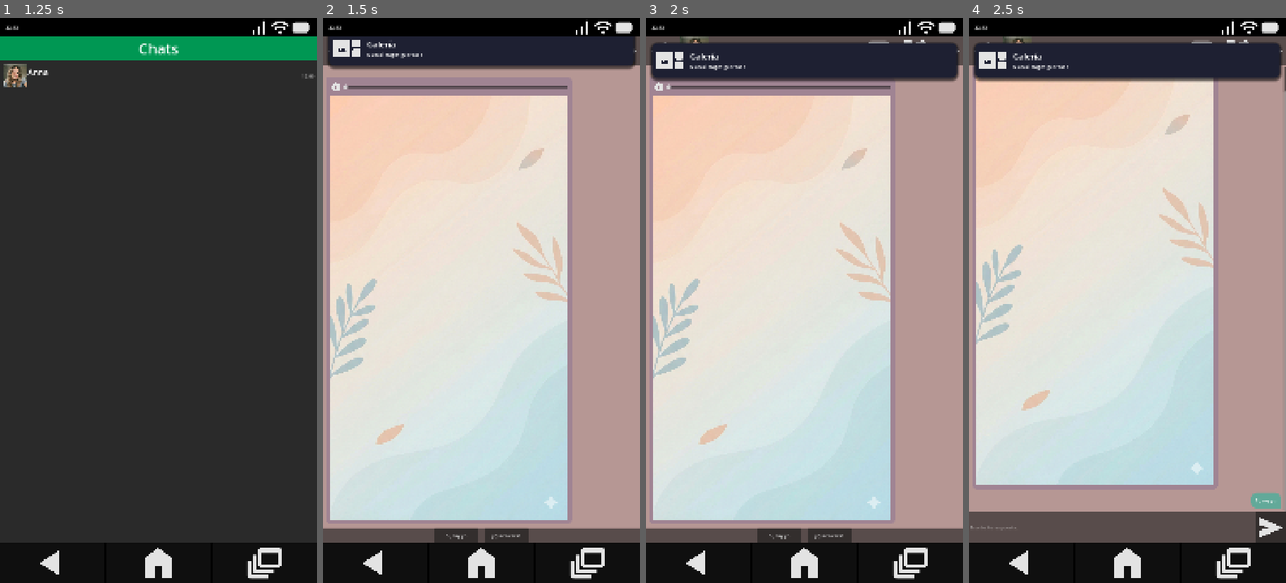
Above: before the commit, frames 1-4 (left to right).
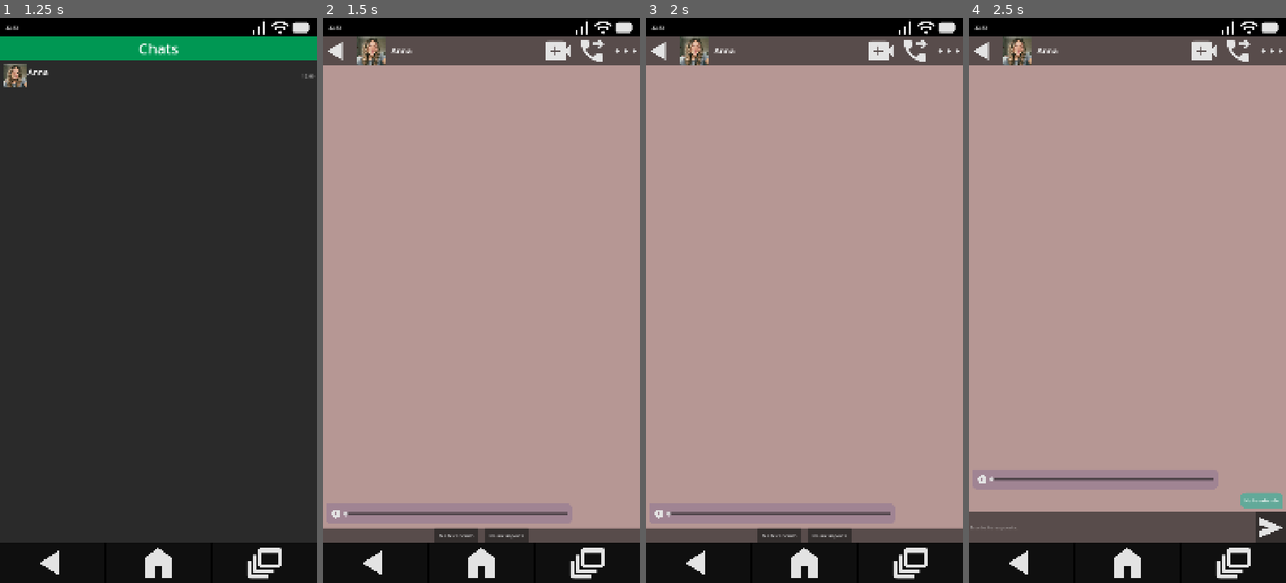
Above: after the commit, the same moments.

Repository: AlfredoCamarena/GD-Phone
Game: Godot game, scene res://_System/Main/main.tscn
Same seed, same stepped clock (60 frames per second), same inputs: the game is played once before the commit and once after it. The engine's default icon, where the game draws it, is replaced by a stand-in: a white triangle on a blue panel in a dark square. Sound files missing from this copy of the repository are replaced by a short silence.
Inputs (mouse positions are in pixels of both pictures, inside the frame that each line leads up to):
- Up to frame 1 (1.25 s): click "Message" at 0.5 s
- Up to frame 2 (1.5 s): click (481, 74) at 1.25 s
- Up to frame 3 (2 s): no input
- Up to frame 4 (2.5 s): click (1102, 537) at 2 s, where only the run after the commit has a clickable "No te entiendo"

Frame 1 is identical in both runs. In frame 2, 62% of the frame differs, in the area x 1-99%, y 3-93%; in frame 3, 64%, in the area x 1-99%, y 4-93%; in frame 4, 61%.

Commit message:
Modify anna chat to use all the events

Diff:
--- /dev/null
+++ b/GameContent/Data/Events/NewNotification/test_notification.tres
@@ -0,0 +1,11 @@
+[gd_resource type="Resource" script_class="StoryEvent" load_steps=3 format=3 uid="uid://2vka83hve84a"]
+
+[ext_resource type="Script" uid="uid://dofwkmp0uh75t" path="res://_System/Resources/StoryEvent.gd" id="1_ohpsq"]
+[ext_resource type="Resource" uid="uid://dcb0bjeeoa2re" path="res://GameContent/Data/Notifications/test.tres" id="2_h0nqf"]
+
+[resource]
+script = ExtResource("1_ohpsq")
+type = 3
+delay = 5.0
+target_resource = ExtResource("2_h0nqf")
+metadata/_custom_type_script = "uid://dofwkmp0uh75t"
--- a/GameContent/Data/Messages/Anna/1_hola.tres
+++ b/GameContent/Data/Messages/Anna/1_hola.tres
@@ -1,29 +1,27 @@
-[gd_resource type="Resource" script_class="MessageData" load_steps=10 format=3 uid="uid://w3jk8n06ho3m"]
+[gd_resource type="Resource" script_class="MessageData" load_steps=9 format=3 uid="uid://w3jk8n06ho3m"]
 
 [ext_resource type="Script" uid="uid://bpse7if2ak65s" path="res://_System/Resources/ReplyOption.gd" id="1_36sm3"]
 [ext_resource type="AudioStream" uid="uid://c07yxhwkd0ixe" path="res://GameContent/Assets/Audios/Anna/AnnaTest.ogg" id="1_pq36y"]
-[ext_resource type="Texture2D" uid="uid://1o7wvfa15rv8" path="res://GameContent/Assets/Images/_default_wallpaper.png" id="2_2nchv"]
-[ext_resource type="Resource" uid="uid://bkur7j11e6inq" path="res://GameContent/Data/Messages/Anna/2a_respuesta_soy_yo.tres" id="2_j8alq"]
+[ext_resource type="Resource" uid="uid://2vka83hve84a" path="res://GameContent/Data/Events/NewNotification/test_notification.tres" id="2_gpul6"]
 [ext_resource type="Script" uid="uid://dbte7kxlkuhtf" path="res://_System/Resources/MessageData.gd" id="2_jwdeb"]
-[ext_resource type="Resource" uid="uid://gy72o7xq1lnu" path="res://GameContent/Data/Events/test_unlock_photo.tres" id="3_evpg7"]
-[ext_resource type="Resource" uid="uid://0q8rfrprbwt3" path="res://GameContent/Data/Messages/Anna/2b_respuesta_quien_eres.tres" id="3_j8alq"]
+[ext_resource type="Resource" uid="uid://bkur7j11e6inq" path="res://GameContent/Data/Messages/Anna/2a_no_te_entiendo.tres" id="4_gpul6"]
+[ext_resource type="Resource" uid="uid://0q8rfrprbwt3" path="res://GameContent/Data/Messages/Anna/2b_no_me_importa.tres" id="5_evpg7"]
 
 [sub_resource type="Resource" id="Resource_36sm3"]
 script = ExtResource("1_36sm3")
-text = "Sí, soy yo"
-target_message = ExtResource("2_j8alq")
+text = "No te entiendo"
+target_message = ExtResource("4_gpul6")
 metadata/_custom_type_script = "uid://bpse7if2ak65s"
 
 [sub_resource type="Resource" id="Resource_pq36y"]
 script = ExtResource("1_36sm3")
-text = "¿Quién eres?"
-target_message = ExtResource("3_j8alq")
+text = "No me importa"
+target_message = ExtResource("5_evpg7")
 metadata/_custom_type_script = "uid://bpse7if2ak65s"
 
 [resource]
 script = ExtResource("2_jwdeb")
-image = ExtResource("2_2nchv")
 audio = ExtResource("1_pq36y")
 reply_options = Array[ExtResource("1_36sm3")]([SubResource("Resource_36sm3"), SubResource("Resource_pq36y")])
-on_read_event = ExtResource("3_evpg7")
+on_read_event = ExtResource("2_gpul6")
 metadata/_custom_type_script = "uid://dbte7kxlkuhtf"
--- /dev/null
+++ b/GameContent/Data/Messages/Anna/2a_no_te_entiendo.tres
@@ -0,0 +1,21 @@
+[gd_resource type="Resource" script_class="MessageData" load_steps=7 format=3 uid="uid://bkur7j11e6inq"]
+
+[ext_resource type="Texture2D" uid="uid://1o7wvfa15rv8" path="res://GameContent/Assets/Images/_default_wallpaper.png" id="1_eswhr"]
+[ext_resource type="Resource" uid="uid://gy72o7xq1lnu" path="res://GameContent/Data/Events/UnlockPhoto/test_unlock_photo.tres" id="2_eswhr"]
+[ext_resource type="Script" uid="uid://bpse7if2ak65s" path="res://_System/Resources/ReplyOption.gd" id="3_kxbo1"]
+[ext_resource type="Resource" uid="uid://0q8rfrprbwt3" path="res://GameContent/Data/Messages/Anna/2b_no_me_importa.tres" id="4_26iwo"]
+[ext_resource type="Script" uid="uid://dbte7kxlkuhtf" path="res://_System/Resources/MessageData.gd" id="5_h0gbu"]
+
+[sub_resource type="Resource" id="Resource_ui5bq"]
+script = ExtResource("3_kxbo1")
+text = "No me importa"
+target_message = ExtResource("4_26iwo")
+metadata/_custom_type_script = "uid://bpse7if2ak65s"
+
+[resource]
+script = ExtResource("5_h0gbu")
+text = "Mira esta foto!"
+image = ExtResource("1_eswhr")
+reply_options = Array[ExtResource("3_kxbo1")]([SubResource("Resource_ui5bq")])
+on_read_event = ExtResource("2_eswhr")
+metadata/_custom_type_script = "uid://dbte7kxlkuhtf"
--- a/GameContent/Data/Messages/Anna/2a_respuesta_soy_yo.tres
+++ /dev/null
@@ -1,9 +0,0 @@
-[gd_resource type="Resource" script_class="MessageData" load_steps=3 format=3 uid="uid://bkur7j11e6inq"]
-
-[ext_resource type="Script" uid="uid://bpse7if2ak65s" path="res://_System/Resources/ReplyOption.gd" id="1_ua2w3"]
-[ext_resource type="Script" uid="uid://dbte7kxlkuhtf" path="res://_System/Resources/MessageData.gd" id="2_jhaan"]
-
-[resource]
-script = ExtResource("2_jhaan")
-text = "¡Menos mal! Creí que perdí el movil"
-metadata/_custom_type_script = "uid://dbte7kxlkuhtf"
--- /dev/null
+++ b/GameContent/Data/Messages/Anna/2b_no_me_importa.tres
@@ -0,0 +1,11 @@
+[gd_resource type="Resource" script_class="MessageData" load_steps=4 format=3 uid="uid://0q8rfrprbwt3"]
+
+[ext_resource type="Resource" uid="uid://bl33yeocr7lh5" path="res://GameContent/Data/Events/IncomingCall/test_call.tres" id="1_nx55m"]
+[ext_resource type="Script" uid="uid://bpse7if2ak65s" path="res://_System/Resources/ReplyOption.gd" id="2_crnir"]
+[ext_resource type="Script" uid="uid://dbte7kxlkuhtf" path="res://_System/Resources/MessageData.gd" id="3_37vfw"]
+
+[resource]
+script = ExtResource("3_37vfw")
+text = "Te woa marcar"
+on_read_event = ExtResource("1_nx55m")
+metadata/_custom_type_script = "uid://dbte7kxlkuhtf"
--- a/GameContent/Data/Messages/Anna/2b_respuesta_quien_eres.tres
+++ /dev/null
@@ -1,9 +0,0 @@
-[gd_resource type="Resource" script_class="MessageData" load_steps=3 format=3 uid="uid://0q8rfrprbwt3"]
-
-[ext_resource type="Script" uid="uid://bpse7if2ak65s" path="res://_System/Resources/ReplyOption.gd" id="1_s0t24"]
-[ext_resource type="Script" uid="uid://dbte7kxlkuhtf" path="res://_System/Resources/MessageData.gd" id="2_src2g"]
-
-[resource]
-script = ExtResource("2_src2g")
-text = "Me llamo Anna. Ayudame"
-metadata/_custom_type_script = "uid://dbte7kxlkuhtf"
--- a/GameContent/Data/Notifications/new_photo_noti.tres
+++ /dev/null
@@ -1,13 +0,0 @@
-[gd_resource type="Resource" script_class="NotificationData" load_steps=4 format=3 uid="uid://dcb0bjeeoa2re"]
-
-[ext_resource type="Texture2D" uid="uid://bsl4l0x2dt81i" path="res://_Assets/Image/App Icons 256x265/gallery_app_icon.png" id="1_de8sm"]
-[ext_resource type="Script" uid="uid://bv83if6bkouyb" path="res://_System/Resources/NotificationData.gd" id="1_s6o8o"]
-[ext_resource type="AudioStream" uid="uid://dix015ndp4m6w" path="res://_Assets/Sound/notification.ogg" id="3_de8sm"]
-
-[resource]
-script = ExtResource("1_s6o8o")
-title = "Galería"
-content = "Nueva imagen guardada"
-icon = ExtResource("1_de8sm")
-sound = ExtResource("3_de8sm")
-metadata/_custom_type_script = "uid://bv83if6bkouyb"
--- /dev/null
+++ b/GameContent/Data/Notifications/test.tres
@@ -0,0 +1,13 @@
+[gd_resource type="Resource" script_class="NotificationData" load_steps=4 format=3 uid="uid://dcb0bjeeoa2re"]
+
+[ext_resource type="Texture2D" uid="uid://bsl4l0x2dt81i" path="res://_Assets/Image/App Icons 256x265/gallery_app_icon.png" id="1_88777"]
+[ext_resource type="Script" uid="uid://bv83if6bkouyb" path="res://_System/Resources/NotificationData.gd" id="2_qx01x"]
+[ext_resource type="AudioStream" uid="uid://dix015ndp4m6w" path="res://_Assets/Sound/notification.ogg" id="3_xo3a3"]
+
+[resource]
+script = ExtResource("2_qx01x")
+title = "Sistema"
+content = "Nueva notificación"
+icon = ExtResource("1_88777")
+sound = ExtResource("3_xo3a3")
+metadata/_custom_type_script = "uid://bv83if6bkouyb"
--- a/_System/_Autoloads/player_data.gd
+++ b/_System/_Autoloads/player_data.gd
@@ -8,6 +8,3 @@
 	if not photo in unlocked_photos:
 		unlocked_photos.append(photo)
 		photo_unlocked.emit(photo)
-
-		var new_photo_notification := preload("uid://dcb0bjeeoa2re")
-		EventManager.trigger_notification.emit(new_photo_notification)
Renamed: GameContent/Data/Events/test_call.tres -> GameContent/Data/Events/IncomingCall/test_call.tres
Renamed: GameContent/Data/Events/test_unlock_photo.tres -> GameContent/Data/Events/UnlockPhoto/test_unlock_photo.tres
